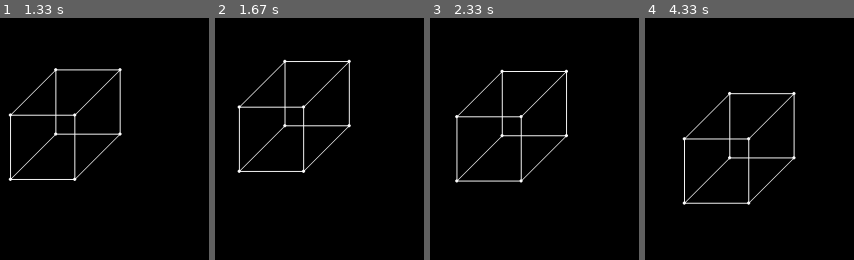
Above: before the commit, frames 1-4 (left to right).
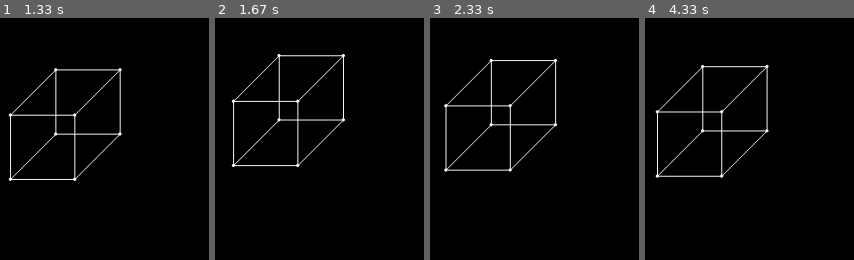
Above: after the commit, the same moments.

Repository: leonard-roepcke/2d-to-3d
Game: pygame game, started from main.py
The game is run twice, just before and just after one commit, with the same random seed, the same clock (stepped at 60 frames per second) and the same inputs.
Inputs:
- Up to frame 1 (1.33 s): hold W 0.33-0.8 s; hold Up 0.33-0.8 s; hold Up 0.83-1.3 s; hold W 0.83-1.3 s
- Up to frame 2 (1.67 s): hold Down 1.33-1.63 s; hold S 1.33-1.63 s
- Up to frame 3 (2.33 s): hold Up 1.67-2.03 s; hold W 1.67-2.03 s; hold Down from 2.07 s (still down); hold S from 2.07 s (still down)
- Up to frame 4 (4.33 s): release Down at 2.43 s; release S at 2.43 s; hold Up 2.47-2.77 s; hold W 2.47-2.77 s; hold Down 2.8-3.1 s; hold S 2.8-3.1 s; hold Up 3.13-3.5 s; hold W 3.13-3.5 s; hold Down 3.53-3.9 s; hold S 3.53-3.9 s; hold Up 3.93-4.23 s; hold W 3.93-4.23 s; hold Down from 4.27 s (still down); hold S from 4.27 s (still down)

Frame 1 is identical in both runs. In frame 2, 4.9% of the frame differs, in the area x 7-66%, y 14-65%; in frame 3, 5.1%; in frame 4, 5.3%, in the area x 4-73%, y 19-78%.

Commit message:
fixing key bindings

Diff:
--- a/pygameApp.py
+++ b/pygameApp.py
@@ -49,14 +49,14 @@
         keys = pygame.key.get_pressed()
 
         if keys[pygame.K_w]:
+            self.pos[3].z += 1
+        if keys[pygame.K_s]:
+            self.pos[3].z -= 1
+        if keys[pygame.K_a]:
+            self.pos[3].x -= 1
+        if keys[pygame.K_d]:
+            self.pos[3].x += 1
+        if keys[pygame.K_UP]:
             self.pos[3].y += 1
-        if keys[pygame.K_a]:
+        if keys[pygame.K_DOWN]:
             self.pos[3].y -= 1
-        if keys[pygame.K_s]:
-            self.pos[3].x += 1
-        if keys[pygame.K_d]:
-            self.pos[3].x -= 1
-        if keys[pygame.K_UP]:
-            self.pos[3].z += 1
-        if keys[pygame.K_DOWN]:
-            self.pos[3].z -= 1
